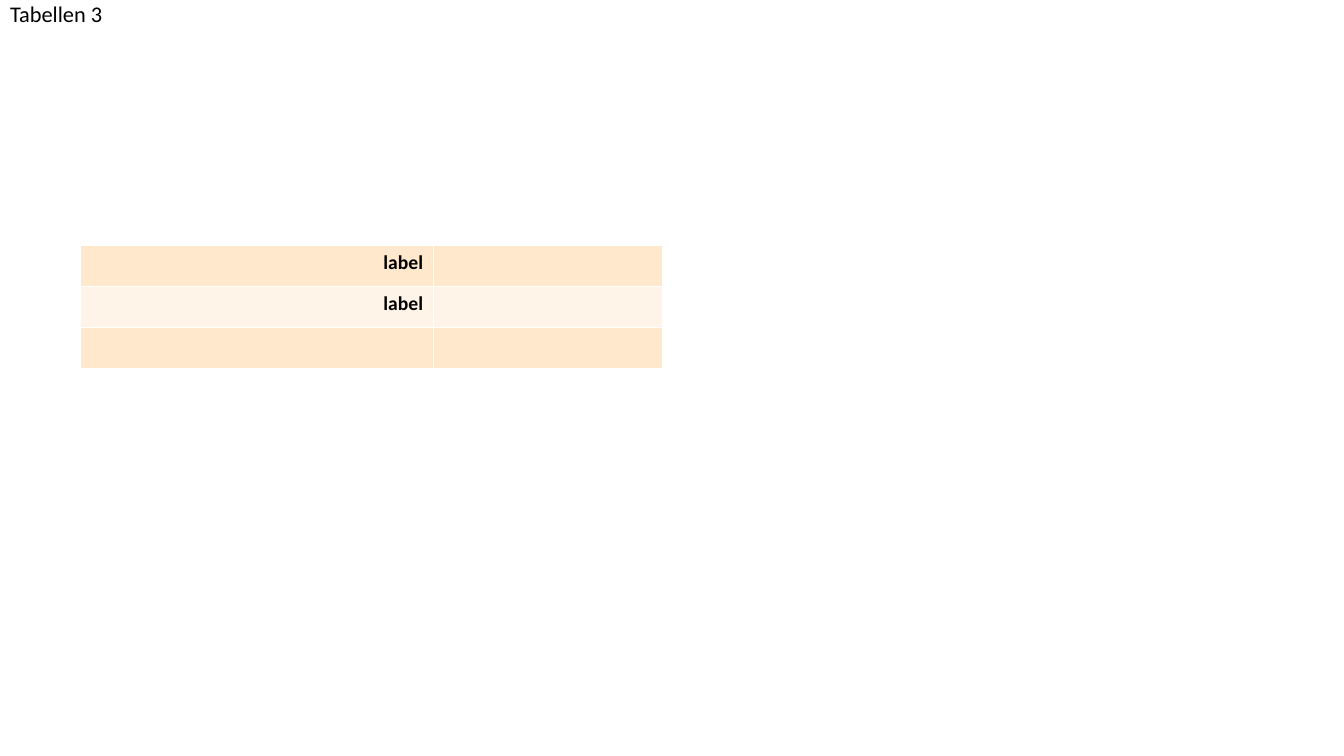
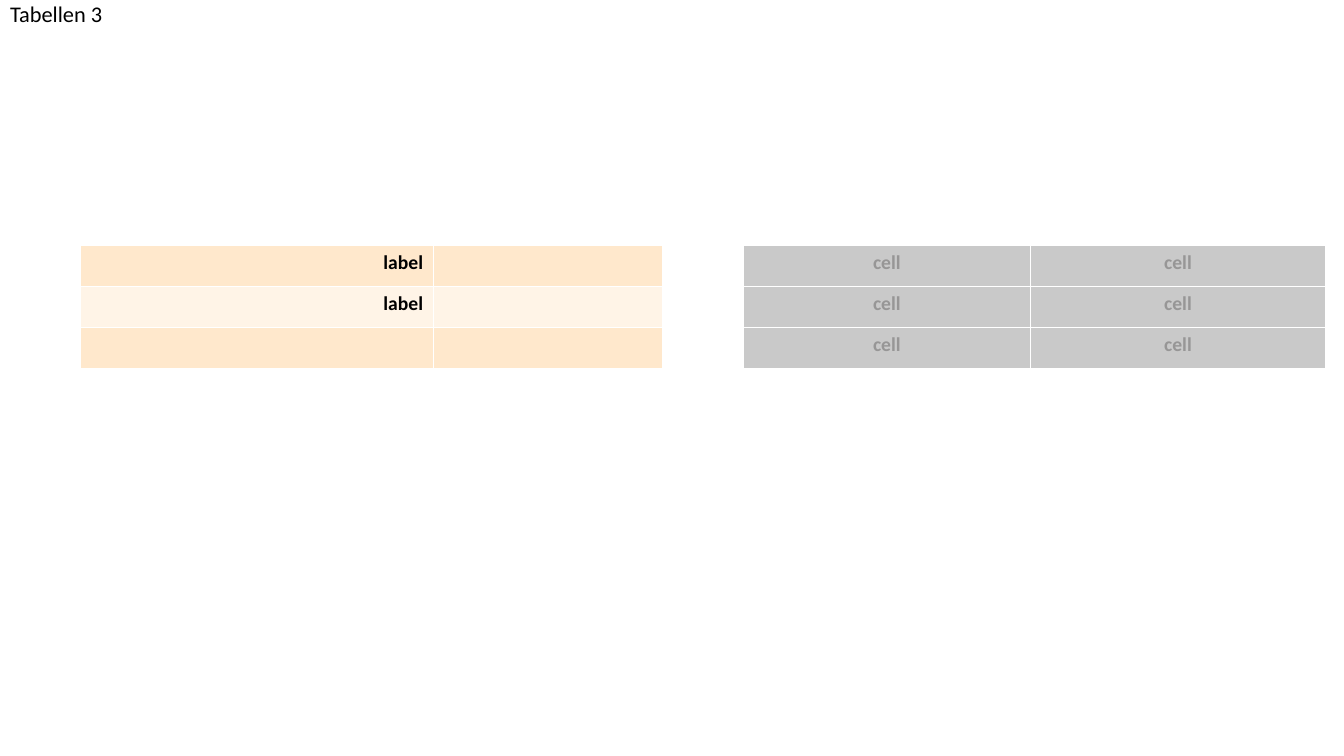
Before and after one commit to singerla/pptx-automizer, a slide deck: slide 3 of __tests__/pptx-templates/SlideWithTables.pptx. Drawn at 1344x756 pixels with LibreOffice and Linux fonts; fonts in the diff are those of the drawing. Boxes give left, top, right and bottom in pixels: in the first picture for what was removed or moved away, otherwise in the second. Text is boxed around its words. In the diff, an @@ line names an element or a change of style, - is before the commit and + after.

Commit message:
chore(test): add example for table cell formatting (#77)

```diff
--- a/__tests__/pptx-templates/SlideWithTables.pptx
+++ b/__tests__/pptx-templates/SlideWithTables.pptx
@@ table added at [743, 246, 1325, 369], 3 rows, 2 columns @@
+cell | cell
+cell | cell
+cell | cell
```
Also in this commit, not shown: 2 other files.
